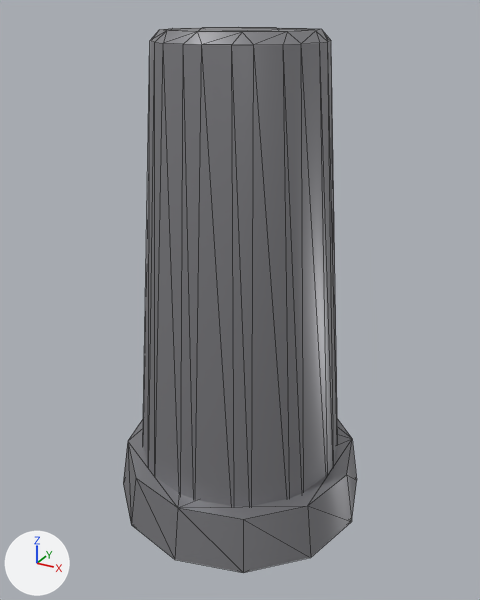
The glTF model prototype/assets/models/parts/leg_thigh.glb: old version first, new version second.
The view is the same before and after, from a 50 mm camera at (0.339, -0.618, 0.569) aimed at (0.002, -0.005, 0.263). Lighting does not change. The marker at lower left points along +X, +Y and +Z. The first picture is the older version. Mesh edges are drawn as thin lines. Vertices at exactly the same position are counted once.

The older version as bpy lines, for what is in view:
```python
me_leg_thigh_mesh = bpy.data.meshes.new('leg_thigh_mesh')
me_leg_thigh_mesh.from_pydata(...)  # 168 vertices, 304 faces; spans x -0.153..0.153, y -0.153..0.153, z 0.0..0.55
me_leg_thigh_mesh.materials.append(mat_leg_thigh_mat)  # grey #959599
ob_leg_thigh = bpy.data.objects.new('leg_thigh', me_leg_thigh_mesh)
ob_leg_thigh.location = (0.0, 0.0, 0.0)
```
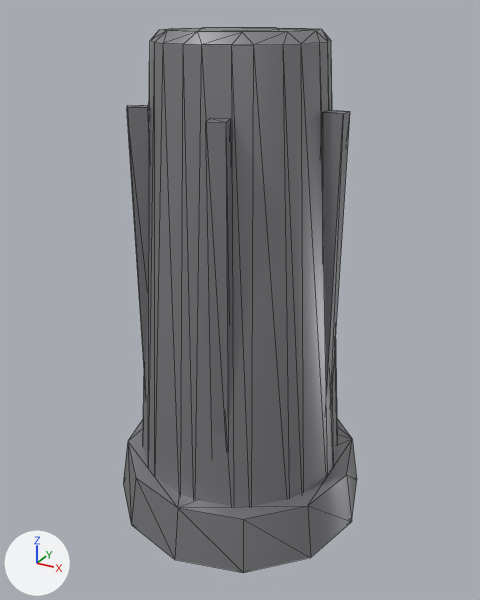
Location of each change, (x1, y1, x2, y2) in pixels of the pictures (480 x 600 px):
part 1 of me_leg_thigh_mesh, added: after (322, 110, 350, 395)
part 2 of me_leg_thigh_mesh, added: after (127, 105, 231, 438)

The change, as a diff of the scene's bpy script:
```diff
--- a/prototype/assets/models/parts/leg_thigh.glb.py
+++ b/prototype/assets/models/parts/leg_thigh.glb.py
@@ me_leg_thigh_mesh @@
 # used by ob_leg_thigh; location = (0.0, 0.0, 0.0)
-me_leg_thigh_mesh.from_pydata(...)  # 168 vertices, 304 faces; spans x -0.153..0.153, y -0.153..0.153, z 0.0..0.55
+me_leg_thigh_mesh.from_pydata(...)  # 208 vertices, 364 faces; spans x -0.153..0.153, y -0.153..0.153, z 0.0..0.55
+# me_leg_thigh_mesh part 1: a new loose piece, a box spanning x 0.094..0.115, y -0.009..0.009, z 0.066..0.479, in mat_leg_thigh_mat (grey #959599)
+# me_leg_thigh_mesh part 2
+# 16 vertices are added at x -0.098..0.044, y -0.112..0.112, z 0.066
+# 16 new vertices lie (0.0, 0.0, 0.413) away from vertices in x -0.098..0.044, y -0.112..0.112, z 0.066
+# 48 new faces join them
 me_leg_thigh_mesh.materials.append(mat_leg_thigh_mat)
```
